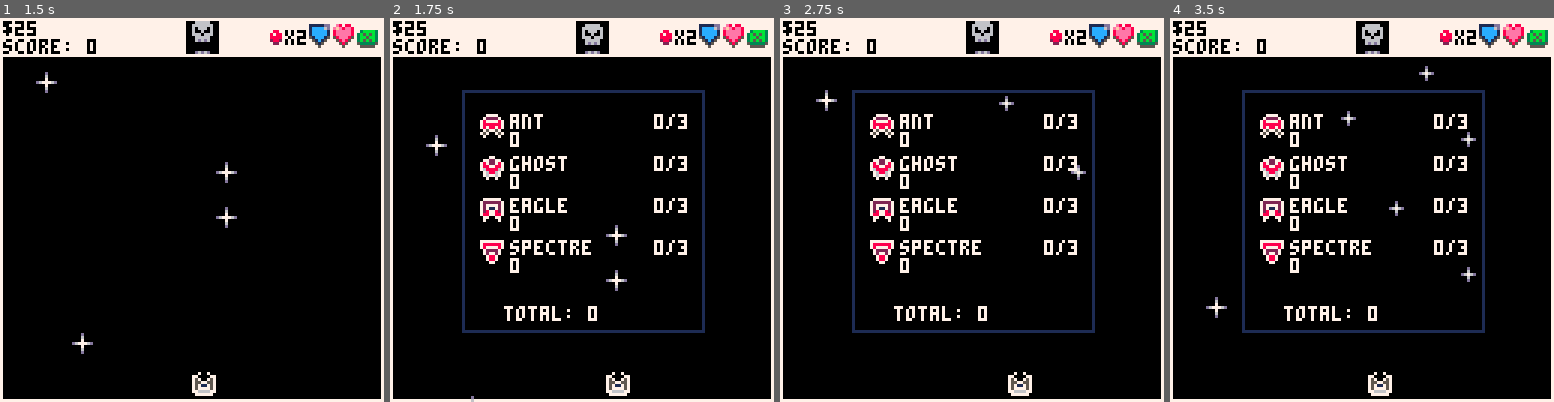
Above: before the commit, frames 1-4 (left to right).
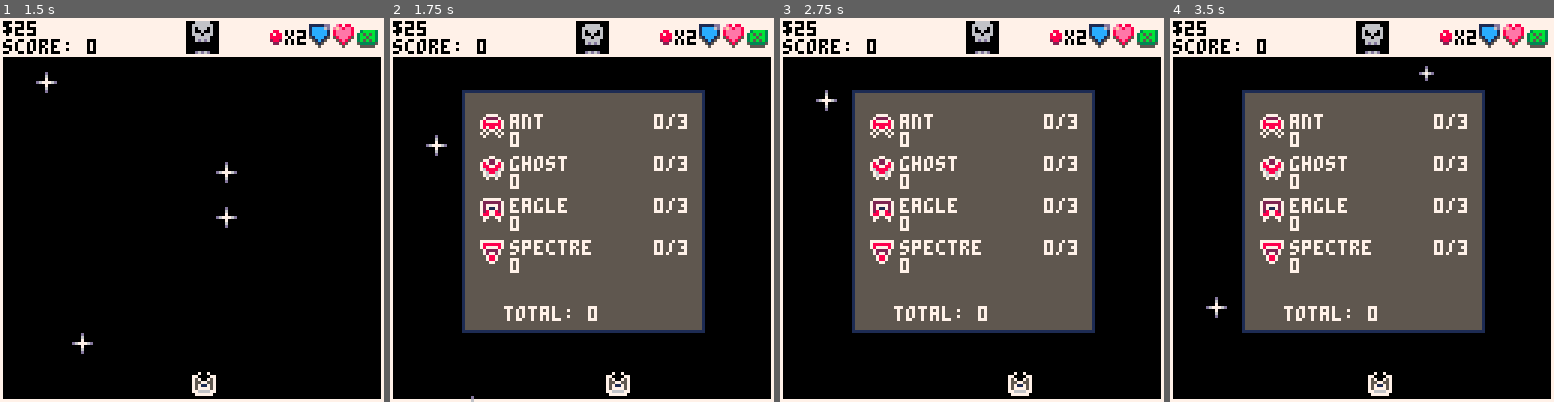
Above: after the commit, the same moments.

Repository: NinetiesPaul/Orion-s-Defender
Game: PICO-8 cartridge orionsdefender.p8
The game is run twice, just before and just after one commit, with the same random seed, the same clock (stepped at 60 frames per second) and the same inputs.
Inputs:
- Up to frame 1 (1.5 s): tap X (X key) at 0.33, 1.07 s; tap O (Z key) at 0.7 s
- Up to frame 2 (1.75 s): hold Right from 1.6 s (still down); tap O (Z key) at 1.7 s
- Up to frame 3 (2.75 s): tap X (X key) at 1.85 s; release Right at 2.1 s; tap O (Z key) at 2.1, 2.5 s; hold Up 2.15-2.42 s; hold Right from 2.47 s (still down)
- Up to frame 4 (3.5 s): tap O (Z key) at 2.9, 3.3 s; tap X (X key) at 2.97 s; release Right at 3.03 s; hold Left from 3.08 s (still down)

Frame 1 is identical in both runs. In frame 2, 34% of the frame differs, in the area x 19-82%, y 19-82%; in frame 3, 34%; in frame 4, 34%.

Commit message:
draw changes

Diff:
--- a/orionsdefender.p8
+++ b/orionsdefender.p8
@@ -254,6 +254,8 @@
 
 	if (current_view == 1 or current_view == 2 or current_view == 4) draw_ui()
 
+	if (current_view == 1 or current_view == 2 or current_view == 6) foreach(stars, draw_star)
+
 	if current_view == 1 then -- world
 		draw_threat()
 		spr(ship_spr,ship_x,ship_y)
@@ -261,7 +263,7 @@
 
 		if show_stats then
 			rect(24,24,104,104, 1)
-			rectfill(25,25,103,103, 0)
+			rectfill(25,25,103,103, 5)
 
 			linect = 0
 			for e in all(enemy_list) do
@@ -279,15 +281,15 @@
 
 	if current_view == 2 then -- battle
 		draw_cooldown()
-		if (count(warnings) == 0) foreach(enemies, create_enemy_bullet)
-
 		spr(ship_spr,ship_x,ship_y)
+
 		foreach(enemies, draw_enemy)
 		foreach(enemy_bullets, draw_enemy_bullet)
 		foreach(bullets, draw_bullet)
 		foreach(missiles, draw_missile)
 		foreach(explosions, draw_explosion)
 		foreach(warnings, print_warning)
+		if (count(warnings) == 0) foreach(enemies, create_enemy_bullet)
 	end
 
 	if current_view == 3 then -- rewards
@@ -366,10 +368,6 @@
 
 		print("use scraps to fix your ship,\nbuy fuel and upgrades. survive", 2, 106)
 		print("press anything to start", 20, 120)
-	end
-
-	if current_view == 1 or current_view == 2 or current_view == 6 then
-		foreach(stars, draw_star)
 	end
 end
 
@@ -775,7 +773,7 @@
 	-- store
 	-- pirate store
 	local random_factor = rnd()
-	type = (random_factor <= 0.6) and 1 or (random_factor <= 0.75) and 2 or 3
+	type = (random_factor <= 0.7) and 1 or (random_factor <= 0.875) and 2 or 3
 
 	local encounter = {}
 	encounter.x = rnd(encounter_spawn_x)
